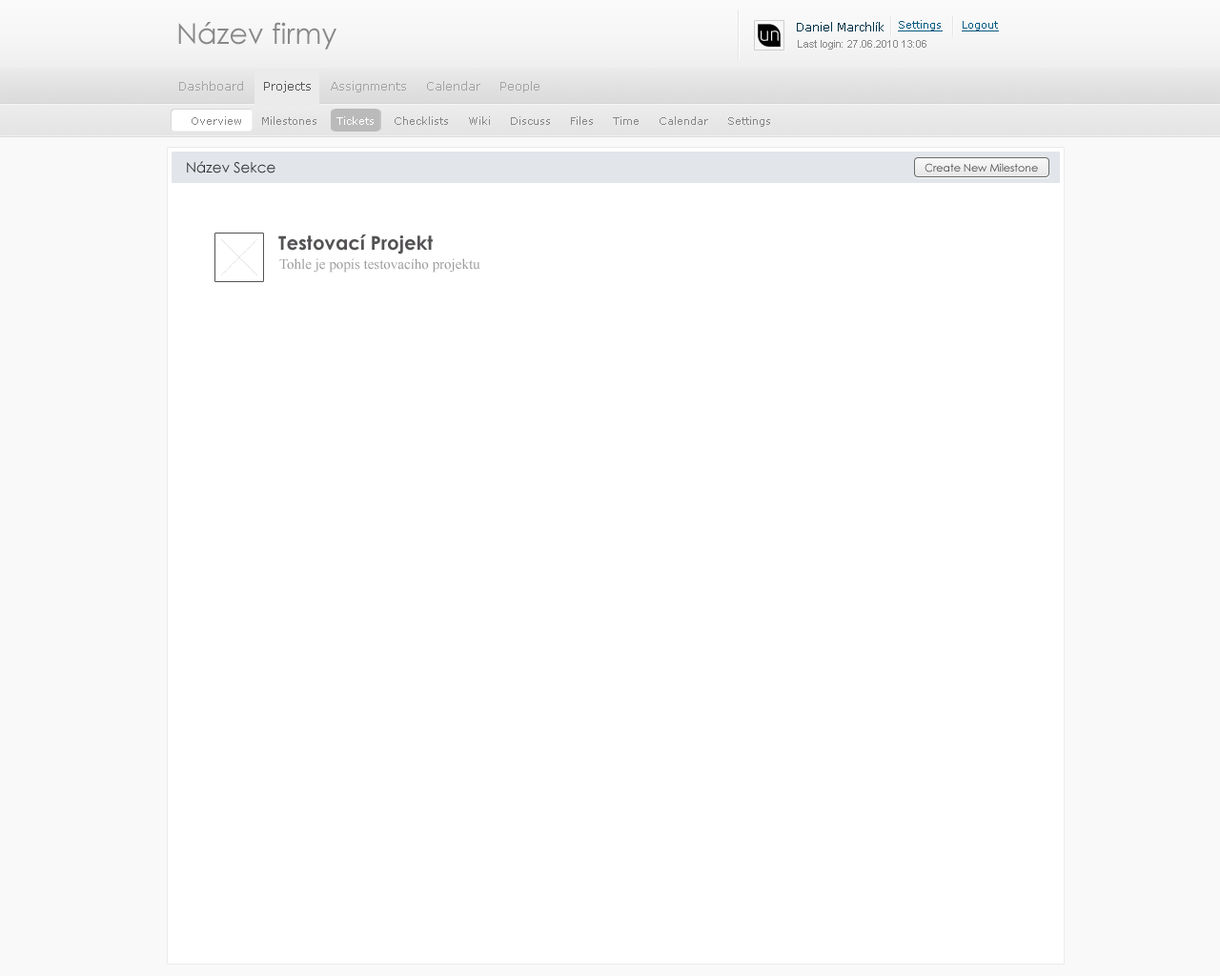
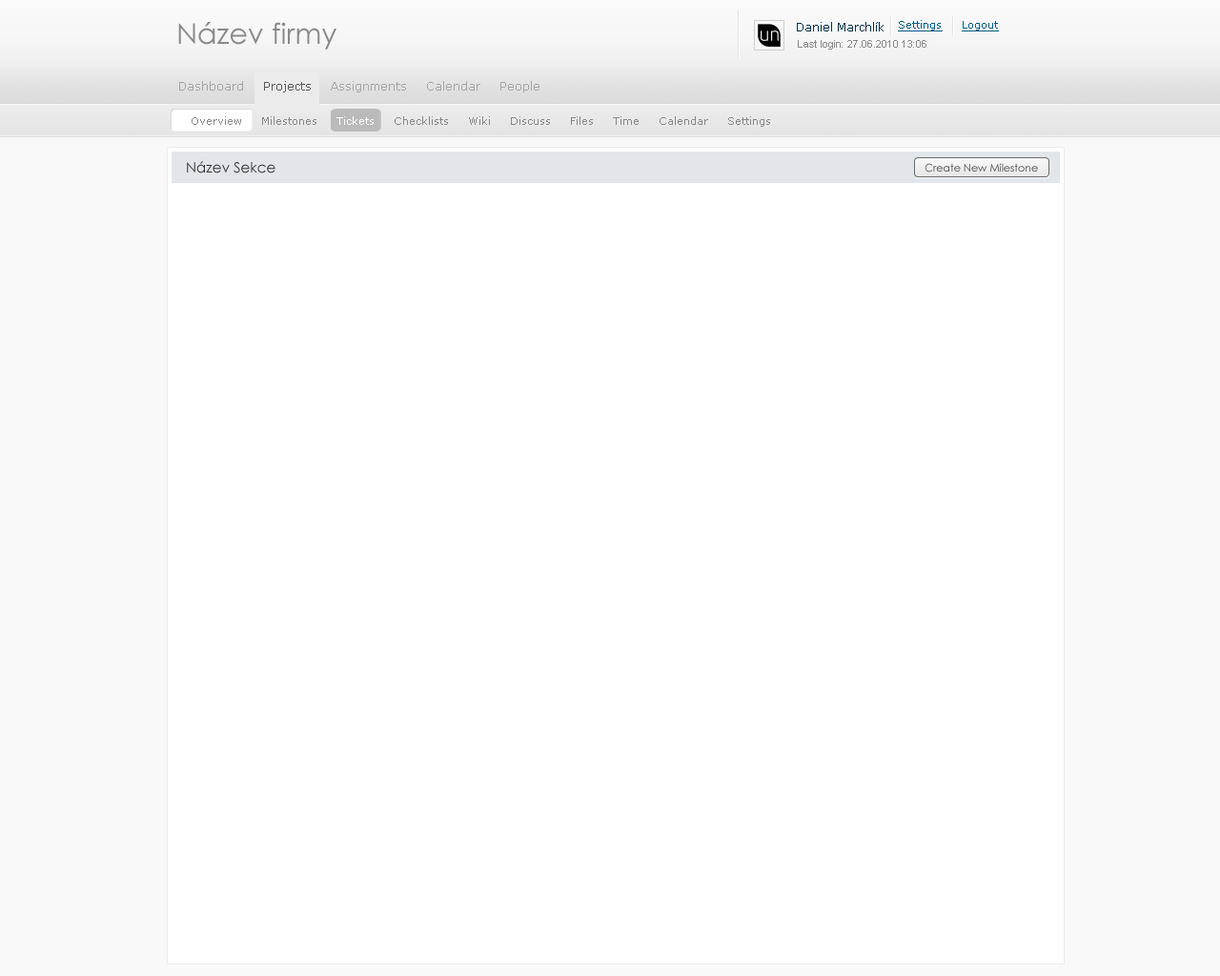
Layers edited between the first and the second 1220px x 976px image:
moved "Tohle je popis testovacího projektu" into group "Group 5" over (279, 258, 481, 273)
moved "Testovací Projekt" into group "Group 5" over (278, 234, 433, 255)
moved "Layer 22" into group "Group 5" over (221, 239, 258, 276)
